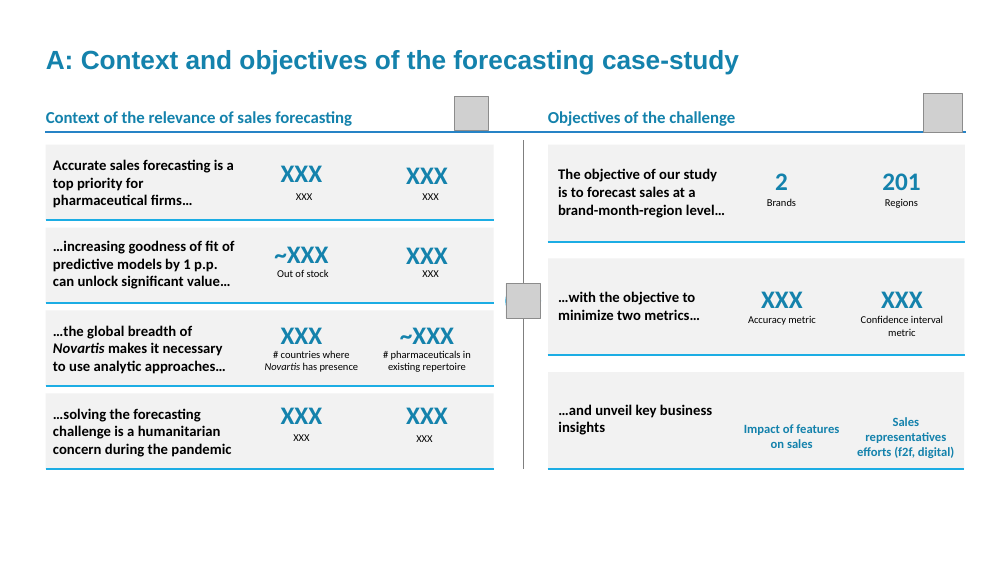
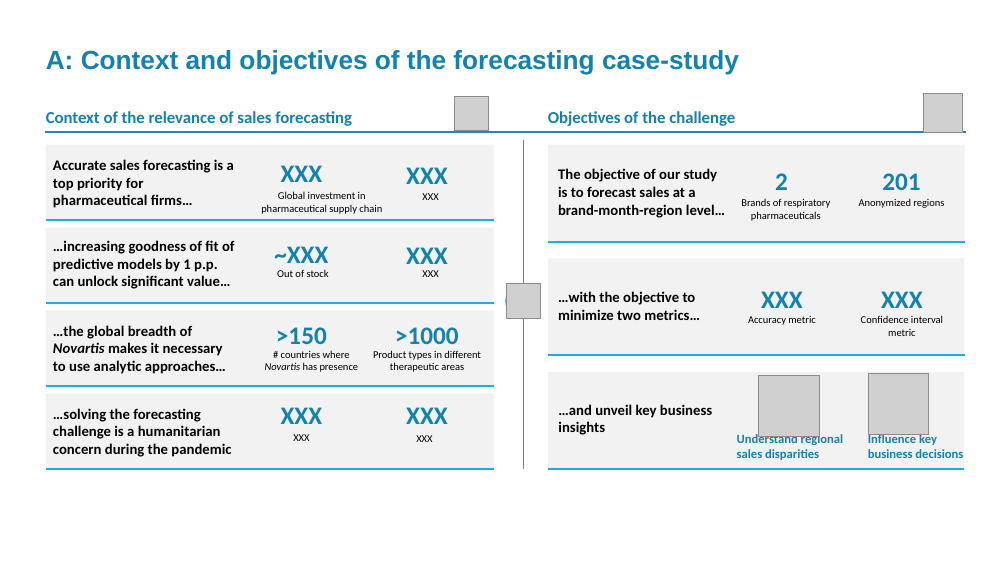
Before and after one commit to Bulbasaurzc/novartis-datathon-2021, a slide deck: slide 3 of reports/Master_PPT.pptx. Drawn at 1008x567 pixels with LibreOffice and Linux fonts; fonts in the diff are those of the drawing; grey boxes stand for pictures; background and template pictures are left out. Boxes give left, top, right and bottom in pixels: in the first picture for what was removed or moved away, otherwise in the second. Text is boxed around its words. In the diff, an @@ line names an element or a change of style, - is before the commit and + after.

```diff
--- a/reports/Master_PPT.pptx
+++ b/reports/Master_PPT.pptx
@@ text added at bbox=[261, 191, 382, 214], 10 pt, text #000000 @@
+Global investment in pharmaceutical supply chain
@@ text removed at bbox=[296, 193, 312, 200] @@
-XXX
@@ text at bbox=[741, 199, 830, 221]: text changed @@
-Brands
+Brands of respiratory pharmaceuticals
@@ text at bbox=[859, 198, 944, 208]: text changed @@
-Regions
+Anonymized regions
@@ text at bbox=[276, 327, 327, 344]: text changed @@
-XXX
+>150
@@ text at bbox=[395, 327, 459, 344]: text changed @@
-~XXX
+>1000
@@ text at bbox=[373, 350, 481, 372]: text changed @@
-# pharmaceuticals in existing repertoire
+Product types in different therapeutic areas
@@ picture added at bbox=[758, 375, 820, 436] @@
@@ picture added at bbox=[868, 374, 929, 435] @@
@@ text at bbox=[737, 433, 844, 460]: text changed @@
-Impact of features on sales
+Understand regional sales disparities
@@ text at bbox=[868, 432, 963, 458]: text changed @@
-Sales representatives efforts (f2f, digital)
+Influence key business decisions
```
Also in this commit, not shown: 2 other slides changed, 2 slides added, 2 slides removed, 7 other files.
